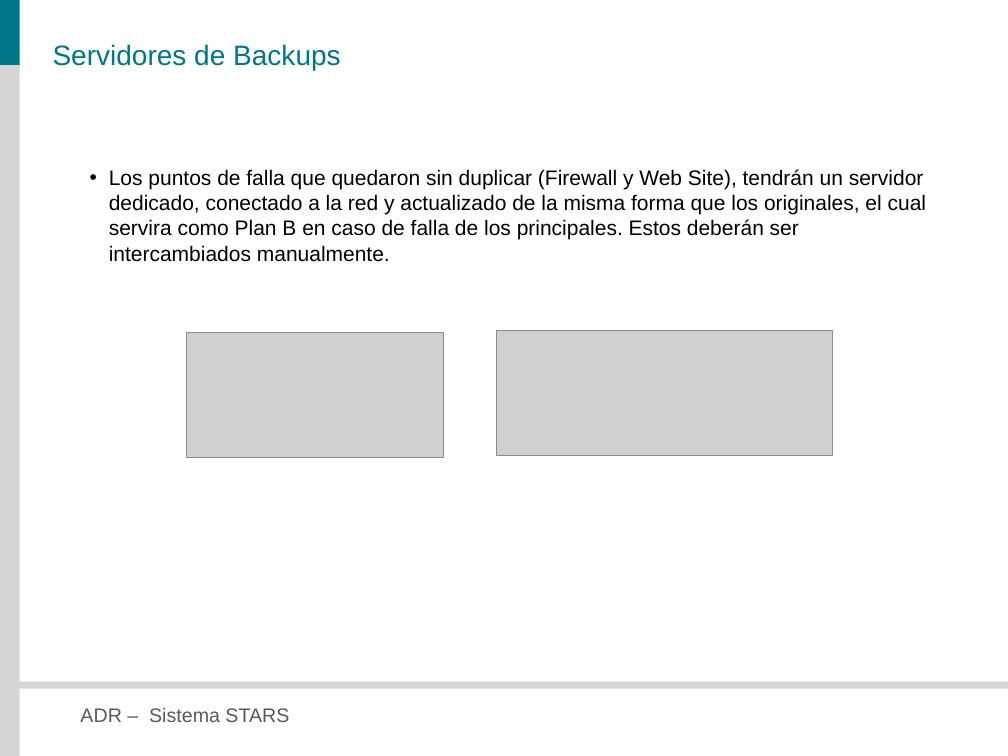
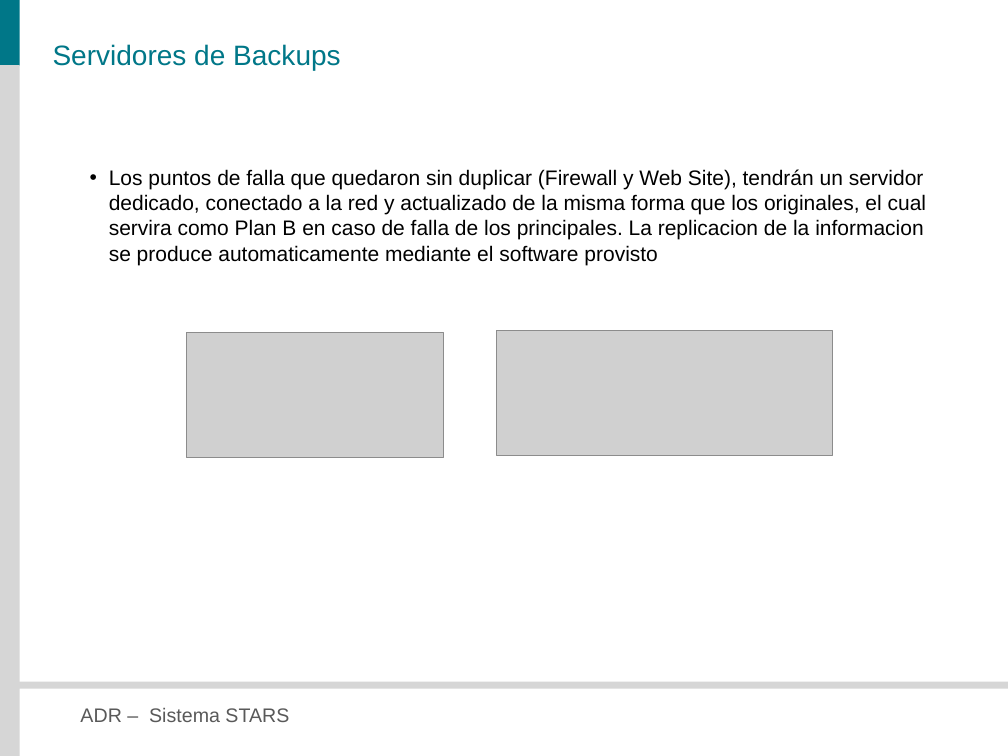
Before and after one commit to veritoreinoso/adr-2010, a slide deck: slide 20 of Presentacion.pptx. Drawn at 1008x756 pixels with LibreOffice and Linux fonts; fonts in the diff are those of the drawing; grey boxes stand for pictures. Boxes give left, top, right and bottom in pixels: in the first picture for what was removed or moved away, otherwise in the second. Text is boxed around its words. In the diff, an @@ line names an element or a change of style, - is before the commit and + after.

```diff
--- a/Presentacion.pptx
+++ b/Presentacion.pptx
@@ text at [109, 169, 926, 265]: text changed @@
-• Los puntos de falla que quedaron sin duplicar (Firewall y Web Site), tendrán un servidor dedicado, conectado a la red y actualizado de la misma forma que los originales, el cual servira como Plan B en caso de falla de los principales. Estos deberán ser intercambiados manualmente.
+• Los puntos de falla que quedaron sin duplicar (Firewall y Web Site), tendrán un servidor dedicado, conectado a la red y actualizado de la misma forma que los originales, el cual servira como Plan B en caso de falla de los principales. La replicacion de la informacion se produce automaticamente mediante el software provisto
```
Also in this commit, not shown: 8 other slides changed, 2 other files.
